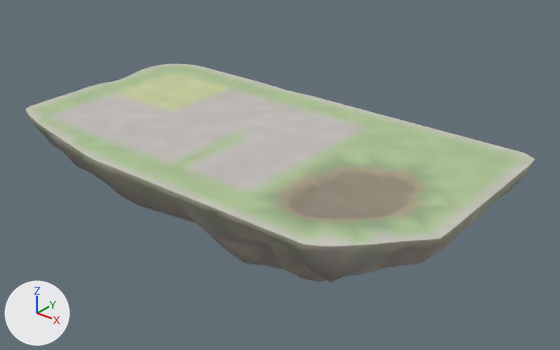
The glTF model godot_project/remake/sky/islands/SKY-056.rock.glb: old version first, new version second.
Camera for both pictures: a 50 mm lens placed at (116.8, -138.1, 77.2), pointed at (2.0, 5.4, -11.8). Lighting does not change. The marker at lower left points along +X, +Y and +Z. The first picture is the older version.

Script lines for the objects in view, before the commit:
```python
me_deck_col = bpy.data.meshes.new('deck-col')
me_deck_col.from_pydata(...)  # 650 vertices, 1179 faces; spans x -64.8..59.4, y -34.6..33.0, z -2.5..0.0
me_deck_col.materials.append(mat_sky_deck)
me_rock = bpy.data.meshes.new('rock')
me_rock.from_pydata(...)  # 434 vertices, 747 faces; spans x -64.8..59.4, y -34.6..33.0, z -30.0..0.0
me_rock.materials.append(mat_sky_rock)
ob_deck_col = bpy.data.objects.new('deck-col', me_deck_col)
ob_deck_col.location = (0.0, 0.0, 0.0)
ob_rock = bpy.data.objects.new('rock', me_rock)
ob_rock.location = (0.0, 0.0, 0.0)
```
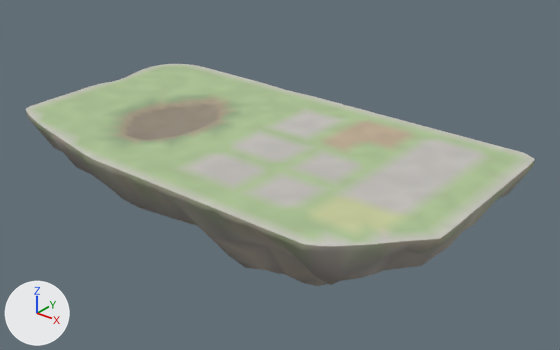
Diff of the bpy script that builds the scene:
```diff
--- a/godot_project/remake/sky/islands/SKY-056.rock.glb.py
+++ b/godot_project/remake/sky/islands/SKY-056.rock.glb.py
@@ me_deck_col @@
 # used by ob_deck_col; location = (0.0, 0.0, 0.0)
-me_deck_col.from_pydata(...)  # 650 vertices, 1179 faces; spans x -64.8..59.4, y -34.6..33.0, z -2.5..0.0
+me_deck_col.from_pydata(...)  # 651 vertices, 1181 faces; spans x -64.8..59.4, y -34.6..33.0, z -1.8..0.0
+# me_deck_col part 1: 24 vertices moved from x 23.2..43.8, y -27.0..5.0, z -2.5..-0.1 to x 23.2..43.2, y -27.0..5.0, z 0.0; 93 vertices removed from x 23.2..47.2, y -27.0..5.0, z -2.4..-0.1; 26 vertices added at x 23.2..47.2, y -27.0..5.0, z 0.0
+# me_deck_col part 2: 18 vertices moved from x -40.8..-16.8, y -19.0..13.0, z 0.0 to x -40.8..-17.4, y -19.0..13.0, z -1.8..-0.1; 30 vertices removed from x -40.8..-16.8, y -19.0..13.0, z 0.0; 98 vertices added at x -40.8..-16.8, y -19.9..13.0, z -1.8..-0.1
+# me_deck_col part 3: 299 kept faces spanning x -56.8..55.2, y -31.0..29.0, z -1.8..0.0 get new vertex colours
 me_deck_col.materials.append(mat_sky_deck)
```

Pixel boxes [x1, y1, x2, y2] of what changed, in the pictures (560 x 350 px):
part 1 of me_deck_col, built on: before [250, 160, 453, 236]; after [250, 156, 453, 233]
part 2 of me_deck_col, cut back: before [94, 93, 236, 150]; after [94, 93, 245, 149]
part 3 of me_deck_col, recoloured: [46, 72, 489, 239] in both
